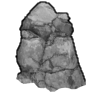
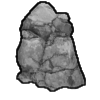
Layered file, before and after one edit (100×100). Changes by layer:
painted on "line" over (16, 1, 86, 92)
